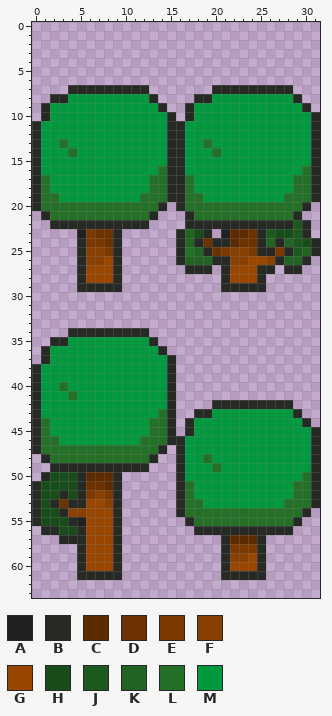
Pixel-art sprite: src/client/public/assets/trees.png. The first picture shows the starting point.
The file is 32x64 pixels.
Palette (. is transparent): A #1f211e  B #272925  C #5d2b00  D #6c3200  E #7b3900  F #8a4000  G #994700  H #194c1b  J #1d581f  K #216423  L #257027  M #00993e
Pixels before, first column x 0:
 7 ....BBBBBBBBB.......BBBBBBBBB...
 8 ..BBMMMMMMMMMB....BBMMMMMMMMMB..
 9 .BMMMMMMMMMMMMB..BMMMMMMMMMMMMB.
10 .BMMMMMMMMMMMMMB.BMMMMMMMMMMMMMB
11 BMMMMMMMMMMMMMMBBMMMMMMMMMMMMMMB
12 BMMMMMMMMMMMMMMBBMMMMMMMMMMMMMMB
13 BMMLMMMMMMMMMMMBBMMLMMMMMMMMMMMB
14 BMMMLMMMMMMMMMMBBMMMLMMMMMMMMMMB
15 BMMMMMMMMMMMMMMBBMMMMMMMMMMMMMMB
16 BMMMMMMMMMMMMMLBBMMMMMMMMMMMMMLB
17 BLMMMMMMMMMMMLLBBLMMMMMMMMMMMLLB
18 BLMMMMMMMMMMMLLBBLMMMMMMMMMMMLLB
19 BLLMMMMMMMMMLLLBBLLMMMMMMMMMLLLB
20 BLLLLLLLLLLLLLB.BLLLLLLLLLLLLLB.
21 .BLLLLLLLLLLLB...BLLLLLLLLLLLB..
22 ..BBBBBBBBBBB....BBBBBBBBBBBBJB.
23 .....AEDDB......BKHB.ACCDBJHHJB.
24 .....BEEDB......BKBDBBCDDBKBKJHB
25 .....BFFEB......BLKBDEFFEBBEBJKB
26 .....BFFGB......BKKKBBFFGGFBKKB.
27 .....BGGGB.......BBB.BGGGBB.BB..
28 .....BGGGB...........BGGGB......
29 .....BBBBB...........BBBBB......
30 ................................
31 ................................
32 ................................
33 ................................
34 ....BBBBBBBBB...................
35 ..BBMMMMMMMMMB..................
36 .BMMMMMMMMMMMMB.................
37 .BMMMMMMMMMMMMMB................
38 BMMMMMMMMMMMMMMB................
39 BMMMMMMMMMMMMMMB................
40 BMMLMMMMMMMMMMMB................
41 BMMMLMMMMMMMMMMB................
42 BMMMMMMMMMMMMMMB....BBBBBBBBB...
43 BMMMMMMMMMMMMMLB..BBMMMMMMMMMB..
44 BLMMMMMMMMMMMLLB.BMMMMMMMMMMMMB.
45 BLMMMMMMMMMMMLLB.BMMMMMMMMMMMMMB
46 BLLMMMMMMMMMLLLBBMMMMMMMMMMMMMMB
47 BLLLLLLLLLLLLLB.BMMMMMMMMMMMMMMB
48 .BLLLLLLLLLLLB..BMMLMMMMMMMMMMMB
49 ..BBBBBBBBBBB...BMMMLMMMMMMMMMMB
50 .BHHHBCCCB......BMMMMMMMMMMMMMLB
51 BHHHHBDDCB......BLMMMMMMMMMMMLLB
52 BHHBHBEFEB......BLMMMMMMMMMMMLLB
53 BHBDBBGGFB......BLLMMMMMMMMMLLLB
54 BHHBFFGGGB......BLLLLLLLLLLLLLB.
55 BHHHBAGGGB.......BLLLLLLLLLLLB..
56 .BBHHBGGGB........BBBBBBBBBBB...
57 ...BBBGGGB...........BCCCB......
58 .....BGGGB...........BEEEB......
59 .....BGGGB...........BFFGB......
60 .....BGGGB...........BGGGB......
61 .....BBBBB...........BBBBB......
The result:
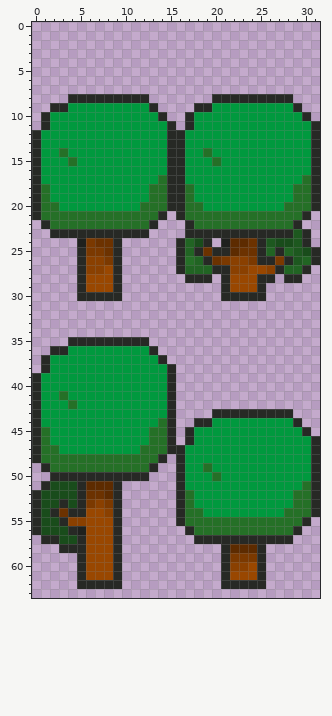
Diff:
Changed rows in their new state; - is an unchanged pixel.
first column x 0:
 7 ----.........-------.........---
 8 --..BBBBBBBBB.----..BBBBBBBBB.--
 9 -.BB---------B.--.BB---------B.-
10 --------------B.--------------B.
11 .B--------------.B--------------
13 ---M---------------M------------
14 ---LM--------------LM-----------
15 ----L---------------L-----------
16 --------------M---------------M-
17 -M-----------M---M-----------M--
19 --M---------M-----M---------M---
20 ---MMMMMMMMM--LB---MMMMMMMMM--LB
21 BL-----------LB-BL-----------LB-
22 -BLLLLLLLLLLLB----LLLLLLLLLLLB.-
23 --BBBBBBB-BBB---.BB-BBBBB-BBB---
24 -----A-D----------HB.A-C--JHH-B.
25 ------EED--------KBDBBCDD-KBK-H-
26 --------E--------L-BDE--EBBEBJKB
27 ------FF--------BKKKB-FF-GFBKKB-
28 -----------------BBB------B-BB--
29 ------GGG-------------GGG-------
30 -----BBBBB-----------BBBBB------
first column x 0:
34 ----.........-------------------
35 --..BBBBBBBBB.------------------
36 -.BB---------B.-----------------
37 --------------B.----------------
38 .B------------------------------
40 ---M----------------------------
41 ---LM---------------------------
42 ----L---------------.........---
43 --------------M---..BBBBBBBBB.--
44 -M-----------M---.BB---------B.-
45 ------------------------------B.
46 --M---------M---.B--------------
47 ---MMMMMMMMM--LB----------------
48 BL-----------LB----M------------
49 -BLLLLLLLLLLLB-----LM-----------
50 -.BBB-BBB-BBB-------L---------M-
51 .B----CC---------M-----------M--
52 ---H--DDC-----------------------
53 --HBH-EFE---------M---------M---
54 --BDBB--F----------MMMMMMMMM--LB
55 ---BFF----------BL-----------LB-
56 BHH-BA-----------BLLLLLLLLLLLB--
57 -BBHH-------------BBB-BBB-BBB---
58 ---BB-----------------CCC-------
59 ----------------------EEE-------
60 ----------------------FF--------
61 ------GGG-------------GGG-------
62 -----BBBBB-----------BBBBB------
Changed places in both pictures, as pixel boxes (x1, y1, x2, y2):
changed: (32, 85, 320, 589)
